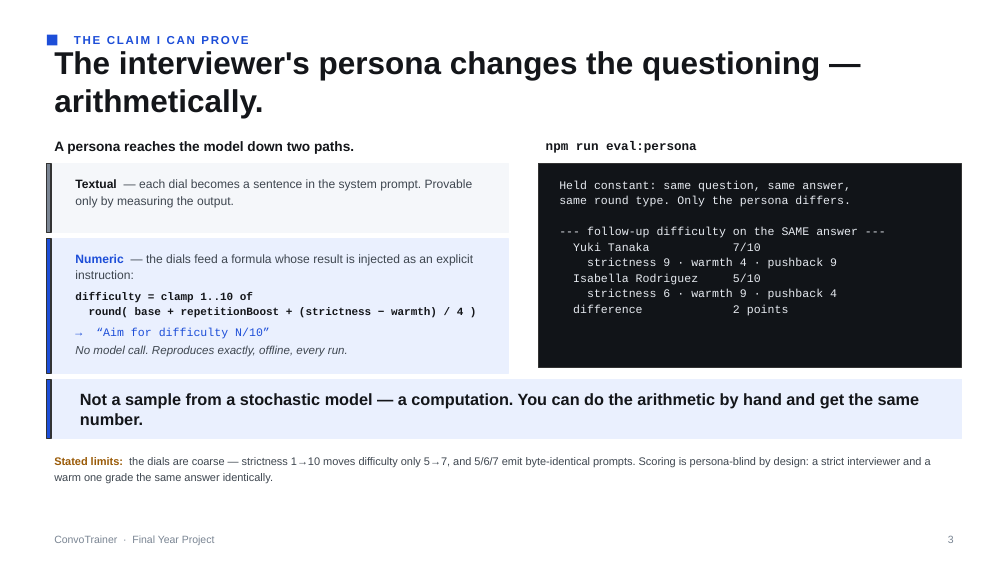
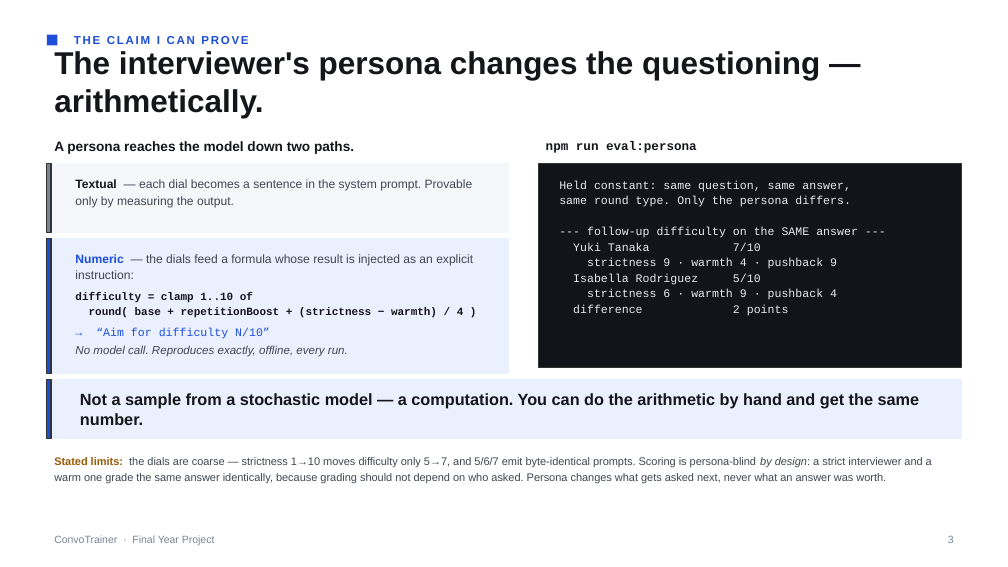
Before and after one commit to DylanTYX/social-interaction-app, a slide deck: slide 3 of docs/presentation/FYP-demo.pptx. Drawn at 1008x567 pixels with LibreOffice and Linux fonts; fonts in the diff are those of the drawing. Boxes give left, top, right and bottom in pixels: in the first picture for what was removed or moved away, otherwise in the second. Text is boxed around its words. In the diff, an @@ line names an element or a change of style, - is before the commit and + after.

```diff
--- a/docs/presentation/FYP-demo.pptx
+++ b/docs/presentation/FYP-demo.pptx
@@ text at [54, 457, 932, 483]: text changed @@
-Stated limits: the dials are coarse — strictness 1→10 moves difficulty only 5→7, and 5/6/7 emit byte-identical prompts. Scoring is persona-blind by design: a strict interviewer and a warm one grade the same answer identically.
+Stated limits: the dials are coarse — strictness 1→10 moves difficulty only 5→7, and 5/6/7 emit byte-identical prompts. Scoring is persona-blind by design: a strict interviewer and a warm one grade the same answer identically, because grading should not depend on who asked. Persona changes what gets asked next, never what an answer was worth.
```
Also in this commit, not shown: 3 other slides changed, 2 other files.
